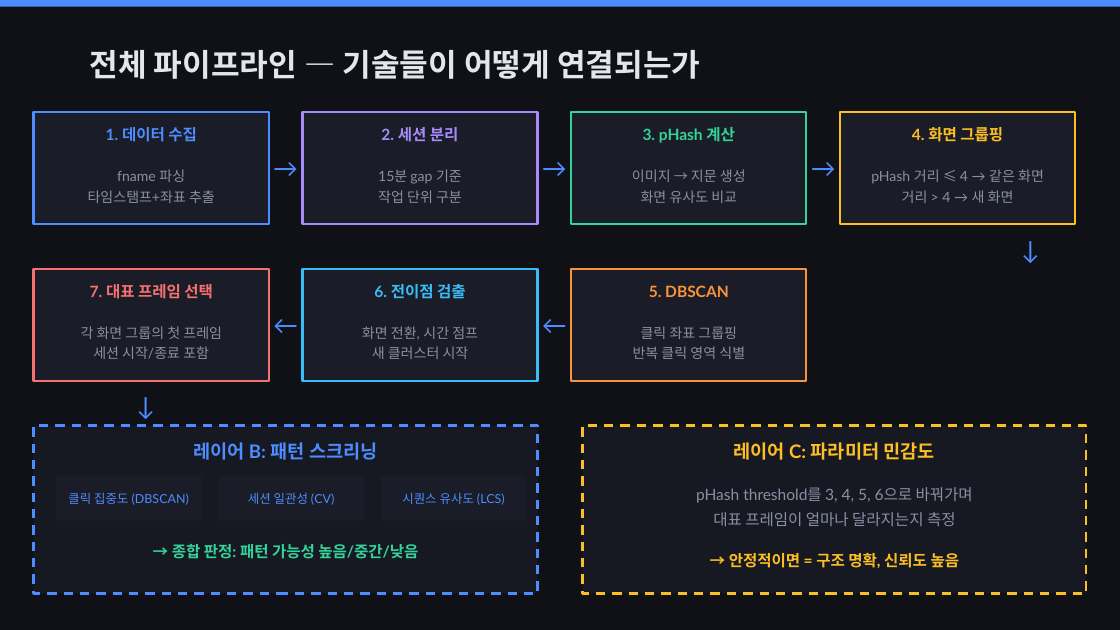
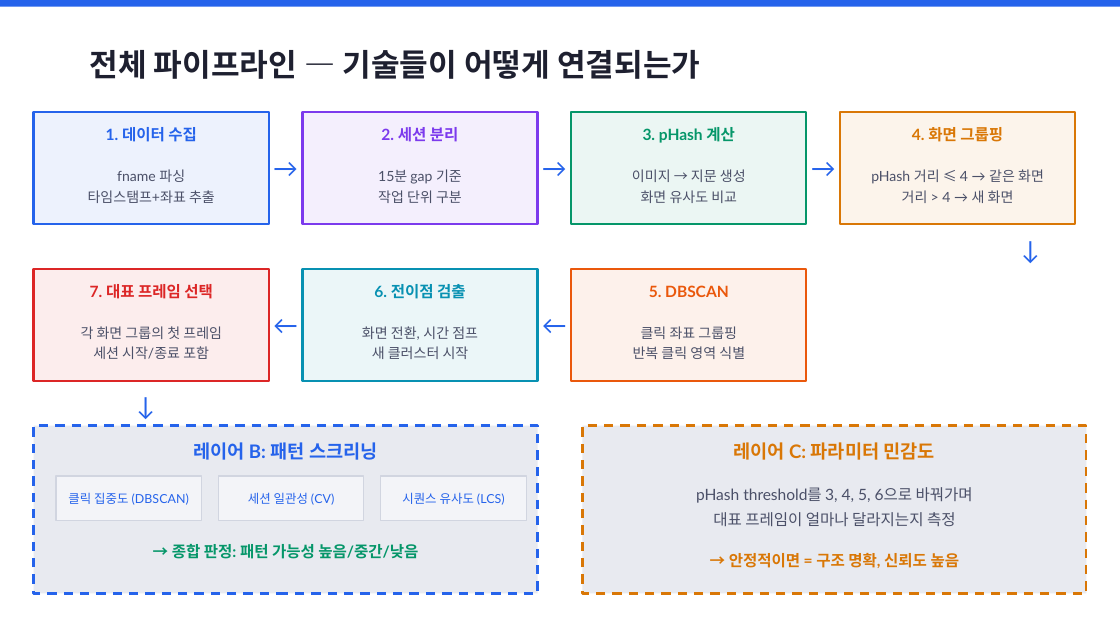
Before and after one commit to WorkforRPASolution/SnapShotScreener, a slide deck: slide 13 of SnapshotScreener_핵심기술_해설.pptx. Drawn at 1120x630 pixels with LibreOffice and Linux fonts; fonts in the diff are those of the drawing. Boxes give left, top, right and bottom in pixels: in the first picture for what was removed or moved away, otherwise in the second. Text is boxed around its words. In the diff, an @@ line names an element or a change of style, - is before the commit and + after.

```diff
--- a/SnapshotScreener_핵심기술_해설.pptx
+++ b/SnapshotScreener_핵심기술_해설.pptx
@@ background #0F1117 to #FFFFFF @@
@@ rectangle at [0,0,1120,7]: fill #4E8CFF to #2563EB @@
@@ text "전체 파이프라인 — 기술들이 어떻게 ..." at [90,50,700,79]: text colour #E4E6ED to #1E2030 @@
@@ rectangle at [34,112,269,224]: fill #1A1D27 to #2563EB at 8% opacity; outline #4E8CFF 1.5 pt to #2563EB 1.5 pt @@
@@ rectangle at [302,112,538,224]: fill #1A1D27 to #7C3AED at 8% opacity; outline #A78BFA 1.5 pt to #7C3AED 1.5 pt @@
@@ text "2. 세션 분리" at [381,127,459,142]: text colour #A78BFA to #7C3AED @@
@@ rectangle at [571,112,806,224]: fill #1A1D27 to #059669 at 8% opacity; outline #34D399 1.5 pt to #059669 1.5 pt @@
@@ text "3. pHash 계산" at [643,127,735,143]: text colour #34D399 to #059669 @@
@@ rectangle at [840,112,1075,224]: fill #1A1D27 to #D97706 at 8% opacity; outline #FBBF24 1.5 pt to #D97706 1.5 pt @@
@@ rectangle at [34,269,269,381]: fill #1A1D27 to #DC2626 at 8% opacity; outline #F87171 1.5 pt to #DC2626 1.5 pt @@
@@ rectangle at [302,269,538,381]: fill #1A1D27 to #0891B2 at 8% opacity; outline #38BDF8 1.5 pt to #0891B2 1.5 pt @@
@@ rectangle at [571,269,806,381]: fill #1A1D27 to #EA580C at 8% opacity; outline #FB923C 1.5 pt to #EA580C 1.5 pt @@
@@ text "7. 대표 프레임 선택" at [90,284,213,299]: text colour #F87171 to #DC2626 @@
@@ text "6. 전이점 검출" at [374,284,466,299]: text colour #38BDF8 to #0891B2 @@
@@ text "5. DBSCAN" at [649,285,729,297]: text colour #FB923C to #EA580C @@
@@ text colour #4E8CFF to #2563EB in 12 elements at [106,127,197,142], [193,442,378,460], [68,492,189,505], [248,492,334,505], [402,492,505,505], [269,134,302,202], [538,134,571,202], [806,134,840,202], [1008,230,1053,269], [269,291,302,358], [538,291,571,358], [123,386,168,426] @@
@@ rectangle at [34,426,538,594]: fill #161822 to #E8EAF0; outline #4E8CFF 1.5 pt dashed to #2563EB 1.5 pt dashed @@
@@ rectangle at [582,426,1086,594]: fill #161822 to #E8EAF0; outline #FBBF24 1.5 pt dashed to #D97706 1.5 pt dashed @@
@@ fill #1A1D27 to #F3F4F8; outline none to #D1D5E0 0.75 pt in 3 elements at [56,476,202,521], [218,476,364,521], [381,476,526,521] @@
@@ text colour #8B8FA3 to #4B5068 in 8 elements at [88,169,215,203], [378,169,462,203], [632,169,746,203], [871,169,1044,203], [81,326,222,359], [362,326,478,359], [633,326,745,359], [696,487,973,526] @@
@@ text "→ 종합 판정: 패턴 가능성 ..." at [172,544,418,559]: text colour #34D399 to #059669 @@
@@ text colour #FBBF24 to #D97706 in 3 elements at [912,127,1003,142], [733,442,935,460], [729,553,960,568] @@
```
Also in this commit, not shown: 13 other slides changed, 6 other files.
